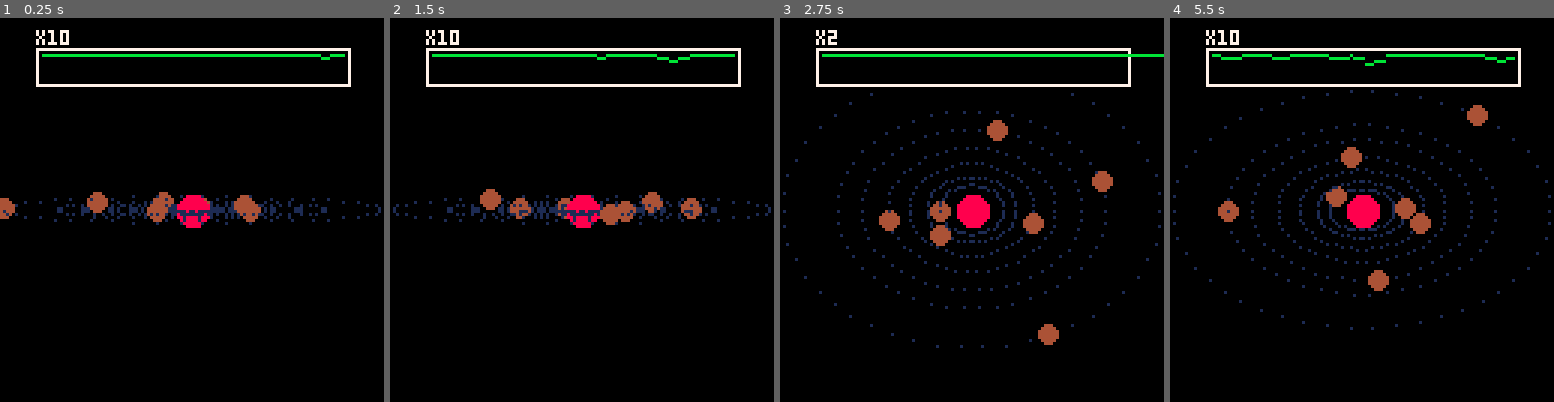
Above: before the commit, frames 1-4 (left to right).
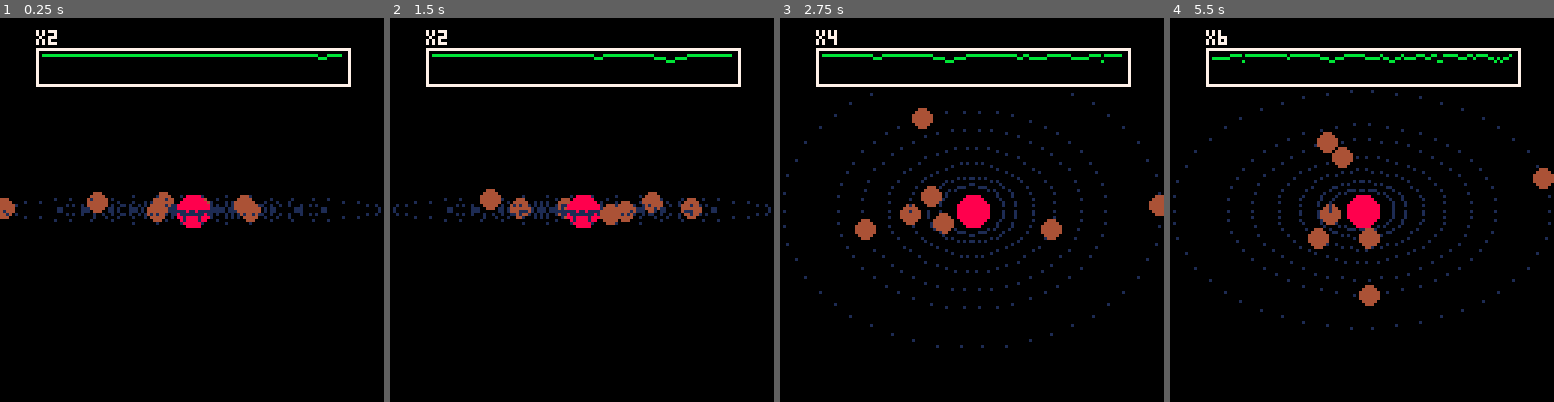
Above: after the commit, the same moments.

Repository: asophila/pico8games
Game: PICO-8 cartridge trappist.p8
Same seed, same stepped clock (60 frames per second), same inputs: the game is played once before the commit and once after it.
Inputs:
- Up to frame 1 (0.25 s): no input
- Up to frame 2 (1.5 s): no input
- Up to frame 3 (2.75 s): hold Right 1.6-2.1 s; hold Up 2.15-2.42 s; hold Right from 2.47 s (still down)
- Up to frame 4 (5.5 s): release Right at 3.03 s; hold Left 3.08-3.58 s; hold Down 3.63-3.97 s; hold Right 4.02-4.68 s; hold Up 4.73-5.03 s; hold Left from 5.08 s (still down)

The runs differ from the first frame. In frame 1, 0.1% of the frame differs, in the area x 12-90%, y 3-11%; in frame 2, 0.2%; in frame 3, 3.3%; in frame 4, 3.7%, in the area x 10-100%, y 3-75%.

Commit message:
Variable speed

Diff:
--- a/trappist.p8
+++ b/trappist.p8
@@ -20,8 +20,8 @@
 planets.h.dist=0.063
 
 rtc=60    --real time clock
+speed=8
 zoom=9
-speed=8
 offy=0.07
 star_radius=5
 bright=100
@@ -29,7 +29,7 @@
 
 function _init()
 	 local i
-  for i=1,1000 do
+  for i=1,100 do
     bright_log[i]=bright
   end
 end
@@ -37,16 +37,16 @@
 function _update()
  rtc=rtc+1
  log_bright(get_brightness())
- if btn(0) then
-   zoom+=1
-   if zoom>9 then
-     zoom=9
-   end
- end
- if btn(1) then
-   zoom-=1
-   if zoom<1 then
-     zoom=1
+ if btnp(0) then
+   speed+=1
+   if speed>9 then
+     speed=9
+   end
+ end
+ if btnp(1) then
+   speed-=1
+   if speed<1 then
+     speed=1
    end
  end
  if btn(3) then
@@ -69,10 +69,10 @@
 
 function log_bright(b)
   local i
-  for i=1,999 do
+  for i=1,99 do
     bright_log[i]=bright_log[i+1]
   end
-  bright_log[1000]=b
+  bright_log[100]=b
 end
 
 function get_brightness()
@@ -95,16 +95,12 @@
 
 function draw_bright_log()
   local py=10
-  --900 -> 1000 : 1
-  --800 -> 1000 : 2
-  local lzoom=zoom*100
-  local lstep=10-zoom
-  print("x"..zoom+1,12,4,7)
+  print("x"..10-speed,12,4,7)
   rectfill(12,py,116,py+12,0)
   rect(12,py,116,py+12,7)
   local i
-  for i=lzoom,1000 do
-    pset(13+i-lzoom+1,py+2+(10-bright_log[i]/10),11)
+  for i=1,100 do
+    pset(13+i,py+2+(10-bright_log[i]/10),11)
   end
 end
 
